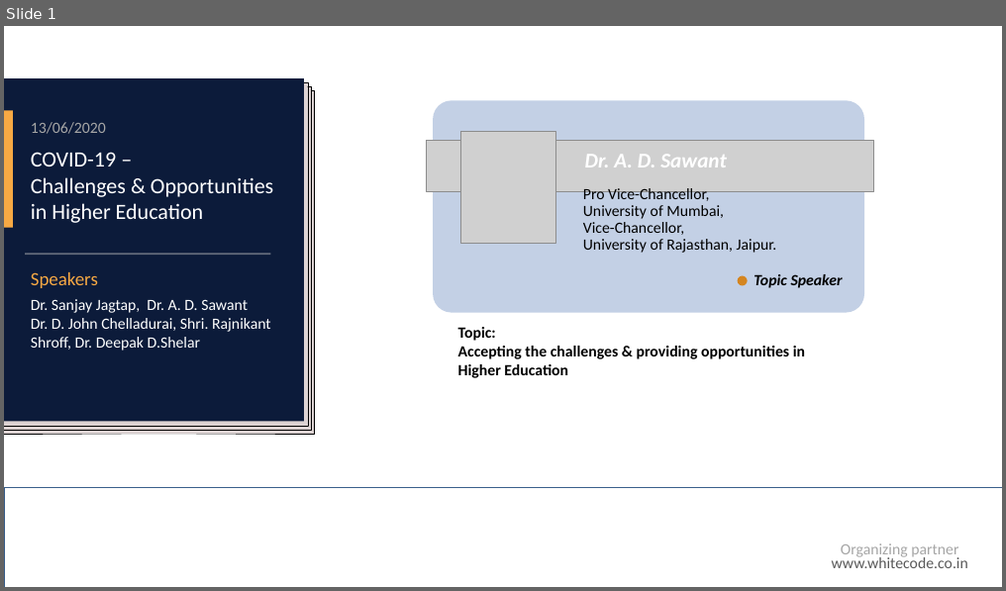
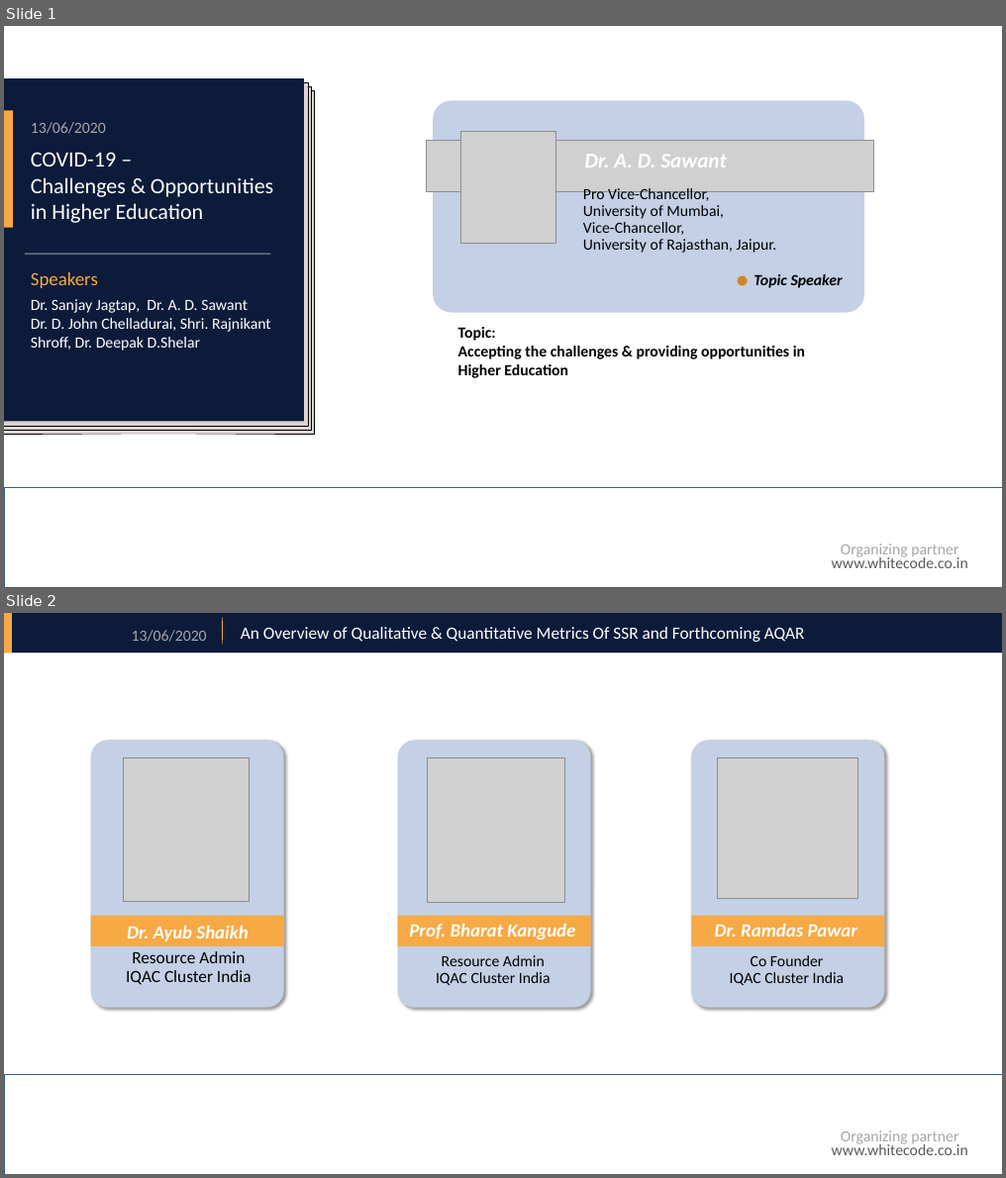
Before and after one commit to ssjogus/newGitTest, a slide deck: whitecode/ppt/webinar-whiteCode.pptx. Shown one above the other, each under a label of ours: slide 1 before the commit, slides 1 and 2 after it. The pictures are 1006x591 and 1006x1178 pixels, drawn with LibreOffice and Linux fonts; fonts in the diff are those of the drawing; grey boxes stand for pictures; background and template pictures are left out. Boxes give left, top, right and bottom in pixels: in the first picture for what was removed or moved away, otherwise in the second. Text is boxed around its words. In the diff, an @@ line names an element or a change of style, - is before the commit and + after.

```diff
--- a/whitecode/ppt/webinar-whiteCode.pptx
+++ b/whitecode/ppt/webinar-whiteCode.pptx
@@ slide 2 added at <box>4,613,1002,1174</box>, background picture (left out); not listed: 3 template elements that a slide beside it also shows @@
@@ rectangle added at <box>4,613,1002,653</box>, fill #0C1B3A @@
@@ rectangle added at <box>4,613,12,653</box>, fill #F6A944 @@
@@ text added at <box>132,630,207,642</box>, 20 pt, text #A6A6A6 @@
+13/06/2020
@@ line added from (223, 618) to (223, 644), #F6A944 0.75 pt @@
@@ text added at <box>241,627,805,642</box>, 22 pt, text #FFFFFF @@
+An Overview of Qualitative & Quantitative Metrics Of SSR and Forthcoming AQAR
@@ rounded rectangle added at <box>91,741,284,1008</box>, fill #C3D0E5 @@
@@ picture added at <box>123,758,249,901</box> @@
@@ rounded rectangle added at <box>398,741,591,1008</box>, fill #C3D0E5 @@
@@ picture added at <box>427,758,564,903</box> @@
@@ rounded rectangle added at <box>691,741,885,1008</box>, fill #C3D0E5 @@
@@ picture added at <box>717,758,858,898</box> @@
@@ rectangle added at <box>91,916,284,947</box>, fill #F6A944 @@
@@ text added at <box>127,925,248,942</box>, 24 pt, text #FFFFFF, bold, italic @@
+Dr. Ayub Shaikh
@@ rectangle added at <box>398,916,591,947</box>, fill #F6A944 @@
@@ text added at <box>409,923,575,940</box>, 24 pt, text #FFFFFF, bold, italic @@
+Prof. Bharat Kangude
@@ rectangle added at <box>691,916,885,947</box>, fill #F6A944 @@
@@ text added at <box>715,923,857,937</box>, 24 pt, text #FFFFFF, bold, italic @@
+Dr. Ramdas Pawar
@@ text added at <box>126,952,252,985</box>, 22 pt, text #000000 @@
+Resource Admin
+IQAC Cluster India
@@ text added at <box>436,956,550,985</box>, 20 pt, text #000000 @@
+Resource Admin
+IQAC Cluster India
@@ text added at <box>730,956,845,985</box>, 20 pt, text #000000 @@
+Co Founder
+IQAC Cluster India
```
Also in this commit, not shown: 1 slide removed, 16 other files.
